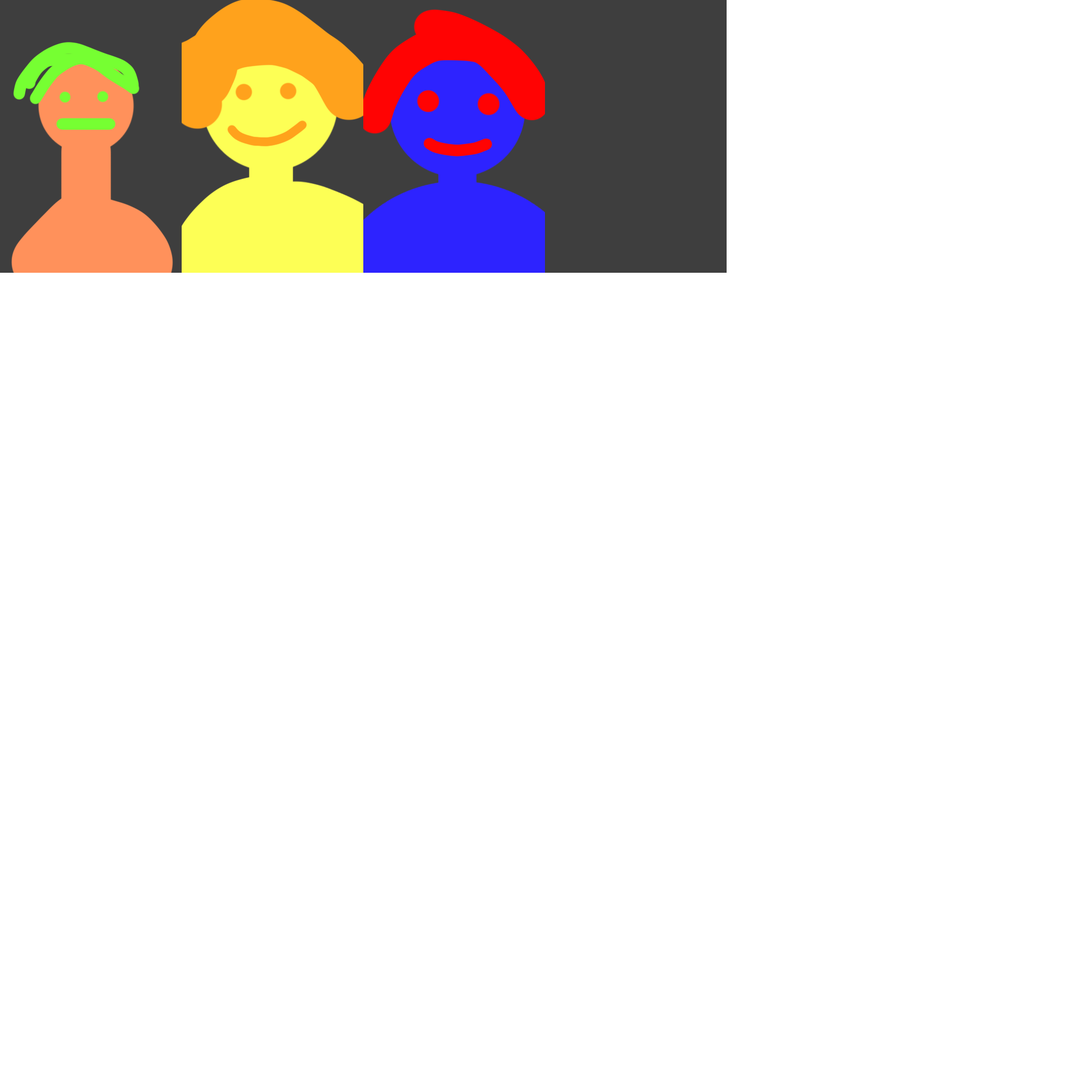
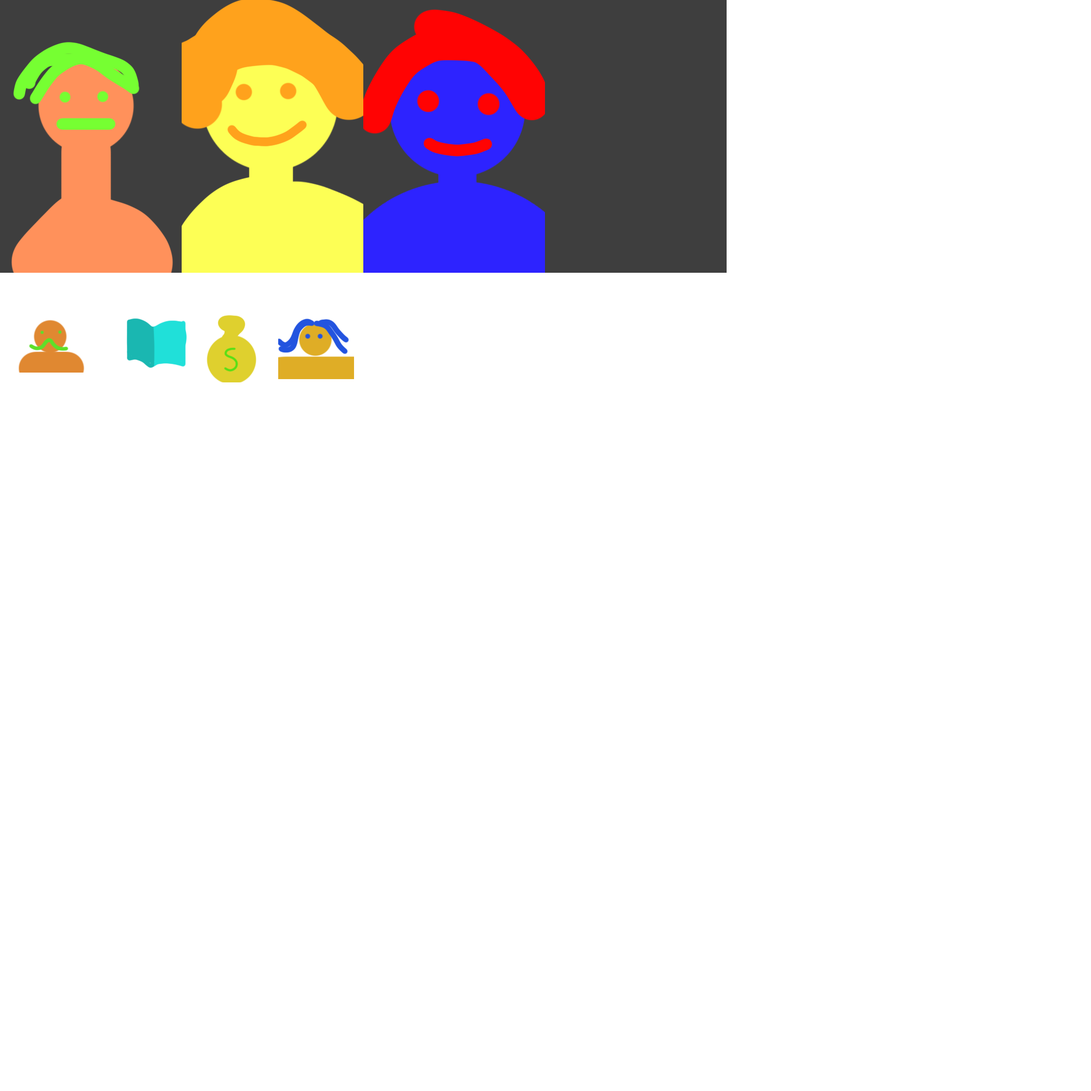
Comparing the layer stacks of the two (1091, 1091) images. Changes:
added layer "Camada 2" above "Camada 1" over left=278, top=318, right=355, bottom=380
added layer "Camada 1" above "Livro" over left=206, top=314, right=258, bottom=383
added layer "Livro" above "responsaveis" over left=126, top=318, right=188, bottom=369
added layer "responsaveis" above "Retângulo 1 copiar 3" over left=18, top=319, right=85, bottom=373
removed layer "Plano de Fundo" over left=18, top=314, right=355, bottom=383
